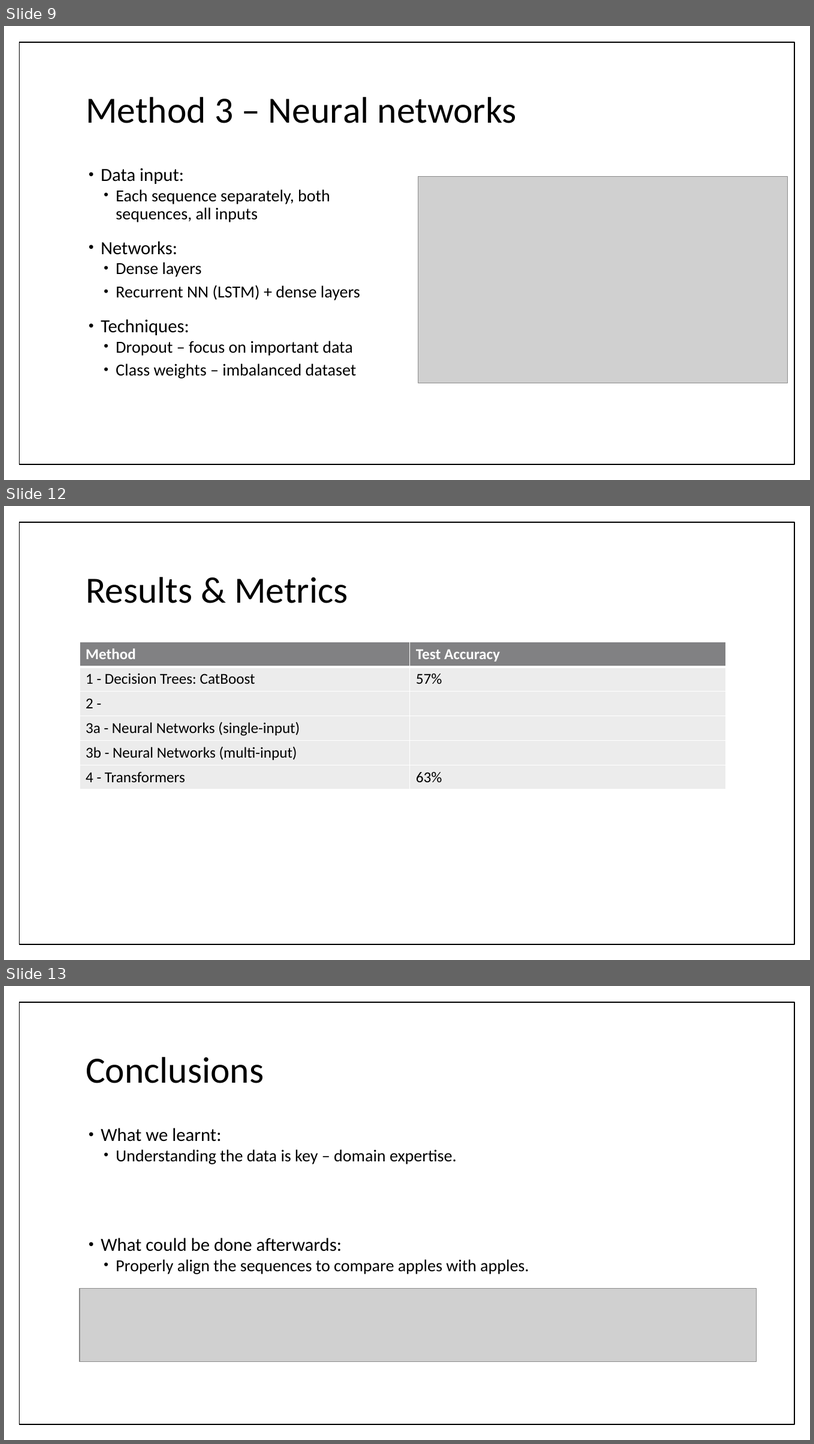
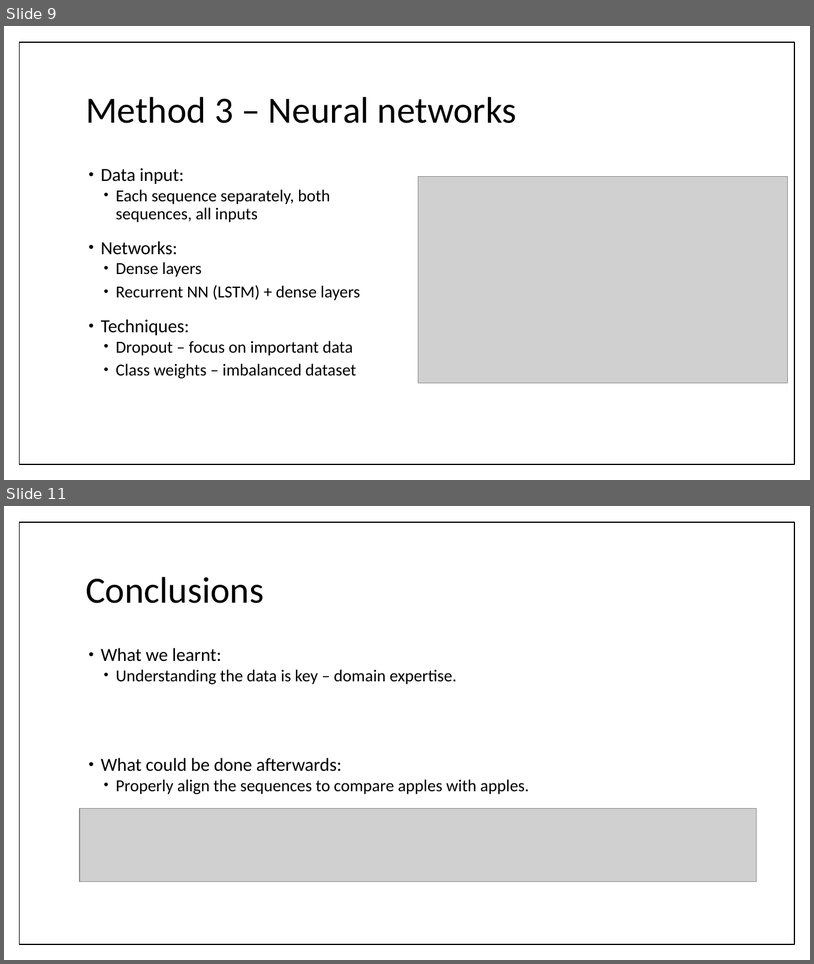
Before and after one commit to bl1zzardx/hivprogression, a slide deck: hivprogression/peer-seminar.pptx. Shown one above the other, each under a label of ours: slides 9, 12 and 13 before the commit, slides 9 and 11 after it; the slides between them are not shown. The pictures are 814x1444 and 814x964 pixels, drawn with LibreOffice and Linux fonts; fonts in the diff are those of the drawing; grey boxes stand for pictures. Boxes give left, top, right and bottom in pixels: in the first picture for what was removed or moved away, otherwise in the second. Text is boxed around its words. In the diff, an @@ line names an element or a change of style, - is before the commit and + after.

```diff
--- a/hivprogression/peer-seminar.pptx
+++ b/hivprogression/peer-seminar.pptx
@@ slide 12 removed at bbox=[4, 506, 810, 960], background #FFFFFF; not listed: 1 template element that a slide beside it also shows @@
@@ title removed at bbox=[86, 577, 348, 603] @@
-Results & Metrics
@@ table removed at bbox=[80, 642, 726, 787], 6 rows, 2 columns @@
-Method | Test Accuracy
-1 - Decision Trees: CatBoost | 57%
-2 - | 
-3a - Neural Networks (single-input) | 
-3b - Neural Networks (multi-input) | 
-4 - Transformers | 63%
@@ what was slide 13 is now slide 11 @@
```
Also in this commit, not shown: 3 slides changed, 1 slide added, 2 other slides removed.
